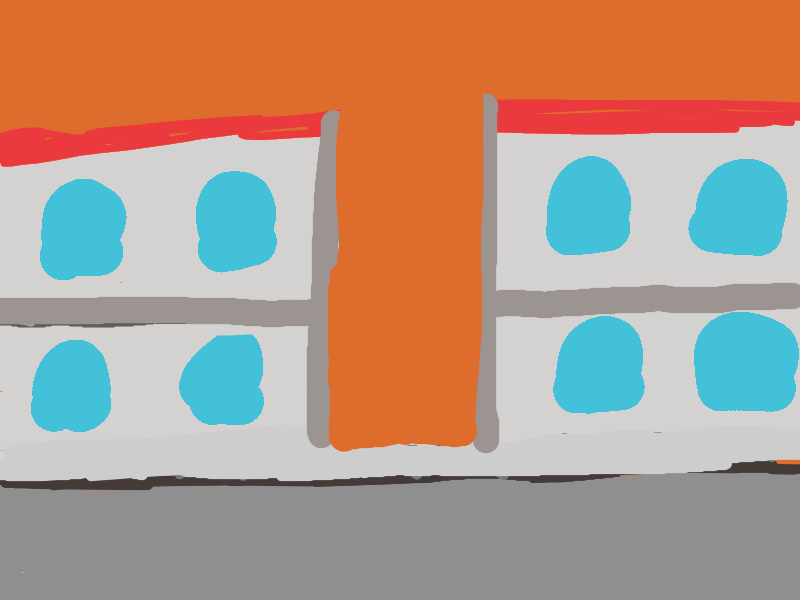
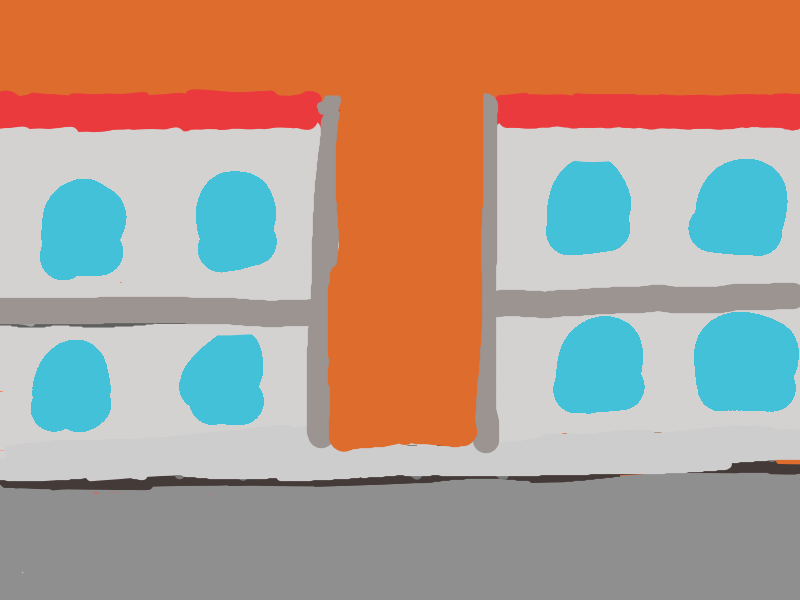
Layered file, before and after one edit (800×600). Changes by layer:
painted on "Paint Layer 6" over [0, 89, 800, 167]
painted on "Paint Layer 4" over [0, 89, 800, 167]
painted on "Paint Layer 2" over [0, 89, 800, 167]
painted on "Paint Layer 1" over [0, 89, 800, 167]
